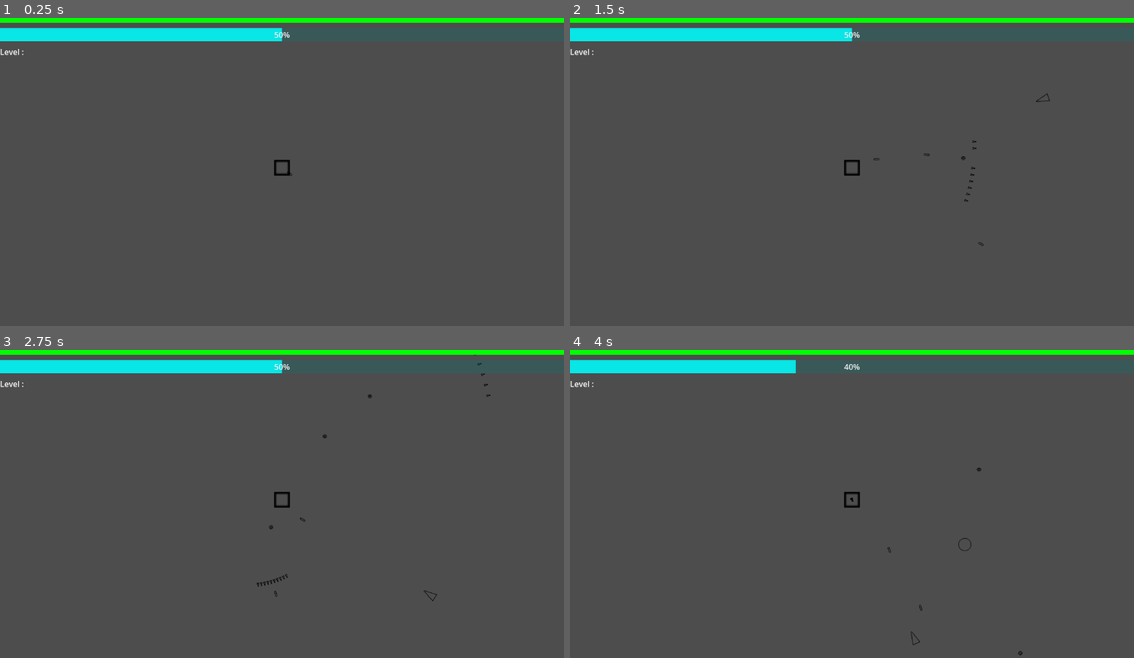
Above: before the commit, frames 1-4 (two rows, left to right).
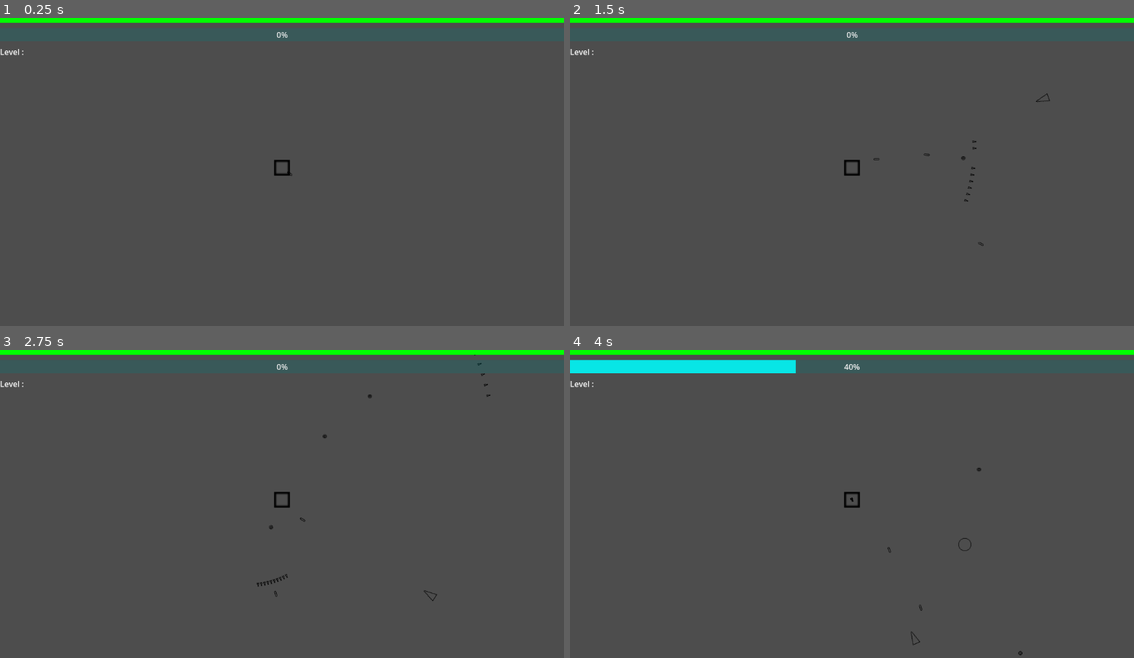
Above: after the commit, the same moments.

Repository: ROKAMETISM/Composition-Based-Practice-1
Game: Godot game, scene res://Scenes/main_game.tscn
Two runs of this game, one before a commit and one after it. Both use one fixed random seed, a clock stepped at 60 frames per second and the inputs below.
Inputs:
- Up to frame 1 (0.25 s): no input
- Up to frame 2 (1.5 s): tap Enter at 0.5 s; hold D (move_right) 0.53-1.28 s; hold S (move_down) from 1.28 s (still down)
- Up to frame 3 (2.75 s): release S (move_down) at 2.03 s; hold D (move_right) from 2.03 s (still down)
- Up to frame 4 (4 s): release D (move_right) at 2.78 s; hold W (move_up) 2.78-3.53 s; tap Space at 3.5 s; hold A (move_left) from 3.53 s (still down)

The runs differ from the first frame. In frame 1, 2.2% of the frame differs, in the area x 0-52%, y 3-8%; in frame 2, 2.2%; in frame 3, 2.2%; in frame 4, nothing differs.

Commit message:
Update UpgradeCard Theme Override

Diff:
--- a/Scenes/hud.tscn
+++ b/Scenes/hud.tscn
@@ -38,7 +38,6 @@
 grow_horizontal = 2
 theme_override_styles/background = SubResource("StyleBoxFlat_fccik")
 theme_override_styles/fill = SubResource("StyleBoxFlat_bjfho")
-value = 50.0
 
 [node name="LevelLabel" type="Label" parent="."]
 layout_mode = 1
--- a/Scenes/upgrade_card.tscn
+++ b/Scenes/upgrade_card.tscn
@@ -1,9 +1,11 @@
-[gd_scene format=3 uid="uid://cyorv468553vi"]
+[gd_scene load_steps=2 format=3 uid="uid://cyorv468553vi"]
+
+[ext_resource type="Theme" uid="uid://g6na1d3fpjv7" path="res://upgrade_card_theme.tres" id="1_7wruj"]
 
 [node name="UpgradeCard" type="Button"]
-anchors_preset = -1
 offset_right = 150.0
 offset_bottom = 220.0
 grow_horizontal = 2
 grow_vertical = 2
+theme = ExtResource("1_7wruj")
 text = "UpgradeName"
--- a/upgrade_card_theme.tres
+++ b/upgrade_card_theme.tres
@@ -1,3 +1,17 @@
-[gd_resource type="Theme" format=3 uid="uid://g6na1d3fpjv7"]
+[gd_resource type="Theme" load_steps=3 format=3 uid="uid://g6na1d3fpjv7"]
+
+[sub_resource type="StyleBoxFlat" id="StyleBoxFlat_jcutw"]
+bg_color = Color(0.11509653, 0.21571456, 0.21571456, 1)
+border_width_left = 2
+border_width_top = 2
+border_width_right = 2
+border_width_bottom = 2
+border_color = Color(0.4745098, 1, 1, 1)
+border_blend = true
+
+[sub_resource type="StyleBoxFlat" id="StyleBoxFlat_3ab57"]
+bg_color = Color(0, 0, 0, 1)
 
 [resource]
+Button/styles/hover = SubResource("StyleBoxFlat_jcutw")
+Button/styles/normal = SubResource("StyleBoxFlat_3ab57")
